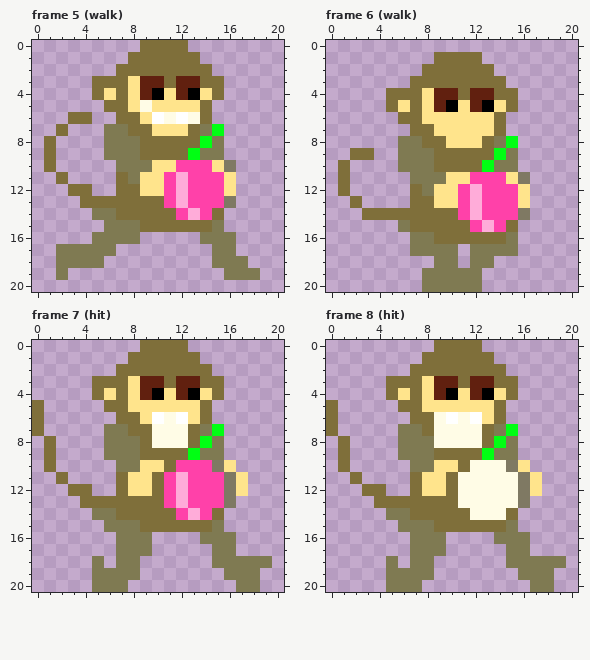
File history of a pixel-art file, sinkdungeon_resource/OtherTexure/nonplayerase/nonplayer003anim000.aseprite. The picture above was drawn from the file before the commit.
21x21 pixels, 13 frames. Shown: frame 5 (walk), frame 6 (walk), frame 7 (hit), frame 8 (hit). The commit also changed other frames, which this record leaves out.
Once edited:
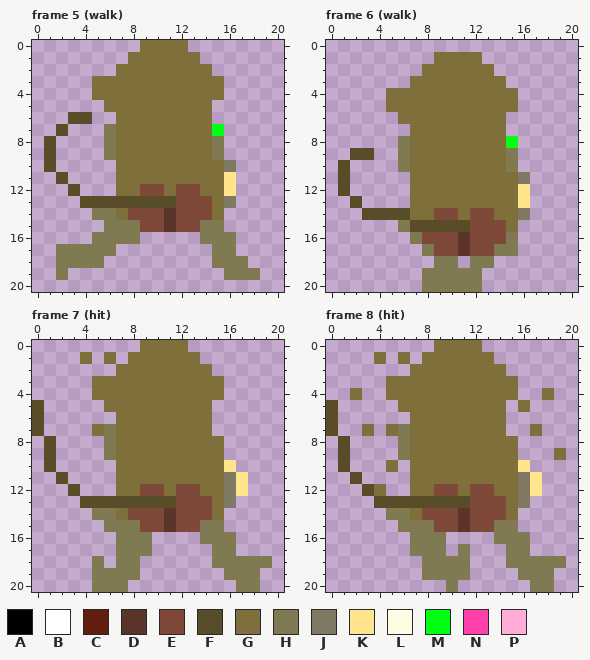
Palette (. is transparent): A #000000  B #ffffff  C #61200f  D #5c352a  E #7f493a  F #584d28  G #7f6f3a  H #7f7a52  J #7f7963  K #ffe48c  L #fffce6  M #00ff13  N #ff41a9  P #ffacd9
What changed:
layer "Layer 1" now hidden
layer "Layer 1 Copy" added
Changed rows in their new state; - is an unchanged pixel.
Frame 5 (walk):
first column x 1:
 3 -------GGG-GG--
 4 -----G-GGGGGGG-
 5 -------GGGGGG--
 6 --FF----GGGGG--
 7 -F----G--GGG-G-
 8 F-----GG-----G-
 9 F-----GG----GG-
10 F-----GGGGGGGGG
11 -F-----GGGGGGGG
12 --F.----EEGEEGG
13 ---FFFFFFFFEEEG
14 -------EEEDEEE-
15 --------EEDEEH-
Frame 6 (walk):
first column x 1:
 4 -------GGG-GG--
 5 -----G-GGGGGGG-
 6 -------GGGGGG--
 7 --------GGGGG--
 8 ------G--GGG-G-
 9 -FF---GG-----G-
10 F-----GG----GG-
11 F-----GGGGGGGGG
12 F------GGGGGGGG
13 -F------GGGGGGG
14 --FFFF--EEGEEGG
15 ------FFFFFEEE-
16 -------EEEDEEE-
17 ------.-EEDEE--
Frame 7 (hit):
first column x 0:
 1 ----G-G---------
 3 --------GGG-GG--
 4 ------G-GGGGGGG-
 5 F-------GGGGGG--
 6 F--------GGGGG--
 7 F----G-G--GGG-G.
 8 -F-----GG-GGG-GG
 9 -F-----GG----GGG
10 -F-----GGGG-GGGG
11 --F-----GG-GGGGG
12 ---F.---GEEGEEGG
13 ----FFFFFFFFEEEG
14 --------EEEDEEE-
15 ---------EEDEEH-
Frame 8 (hit):
first column x 0:
 1 ----G-G-------------
 3 --------GGG-GG------
 4 --G---G-GGGGGGG---G-
 5 F-------GGGGGG--G---
 6 F--------GGGGG------
 7 F--G-G-G-GGGG-G.-G--
 8 -F-----GGGGGG-GG----
 9 -F-----GG----GGG---G
10 -F---G-GGGG-GGGG----
11 --F-----GG-GGGGG----
12 ---F----GEEGEEGG----
13 ----FFFFFFFFEEEG----
14 --------EEEDEEE-----
15 ---------EEDEEH-----
17 -----------H--------
18 -----.-.-HHH--------
19 -----...-HHH--------
20 -----...--H---------
Changed places in both pictures, as pixel boxes (x1, y1, x2, y2):
changed: (44, 76, 224, 232)
changed: (338, 88, 518, 256)
changed: (32, 352, 224, 532)
changed: (326, 352, 566, 592)
